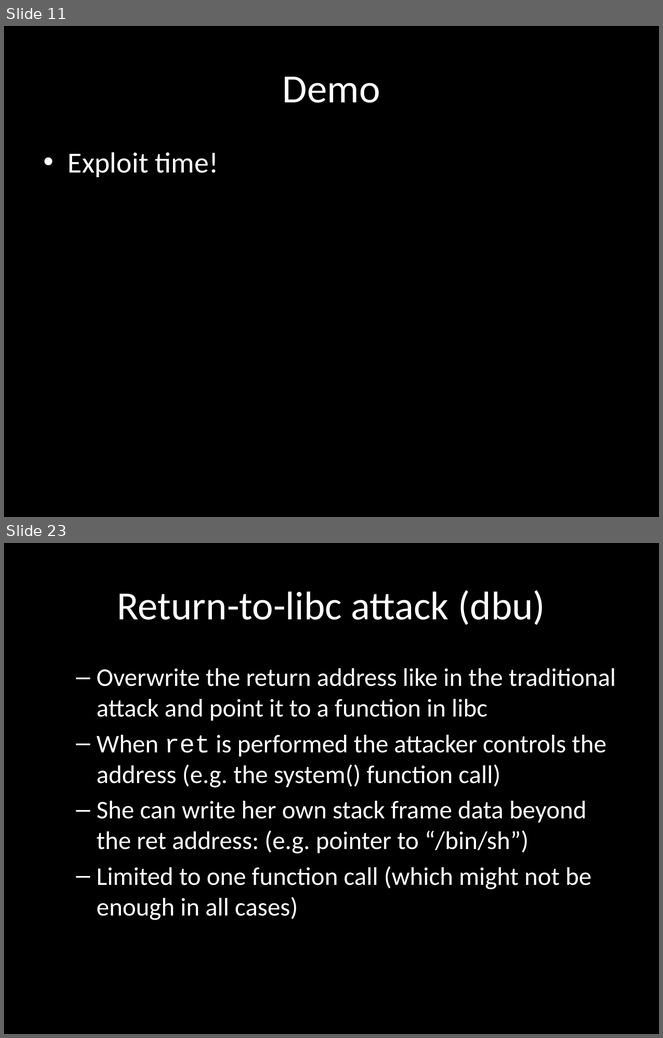
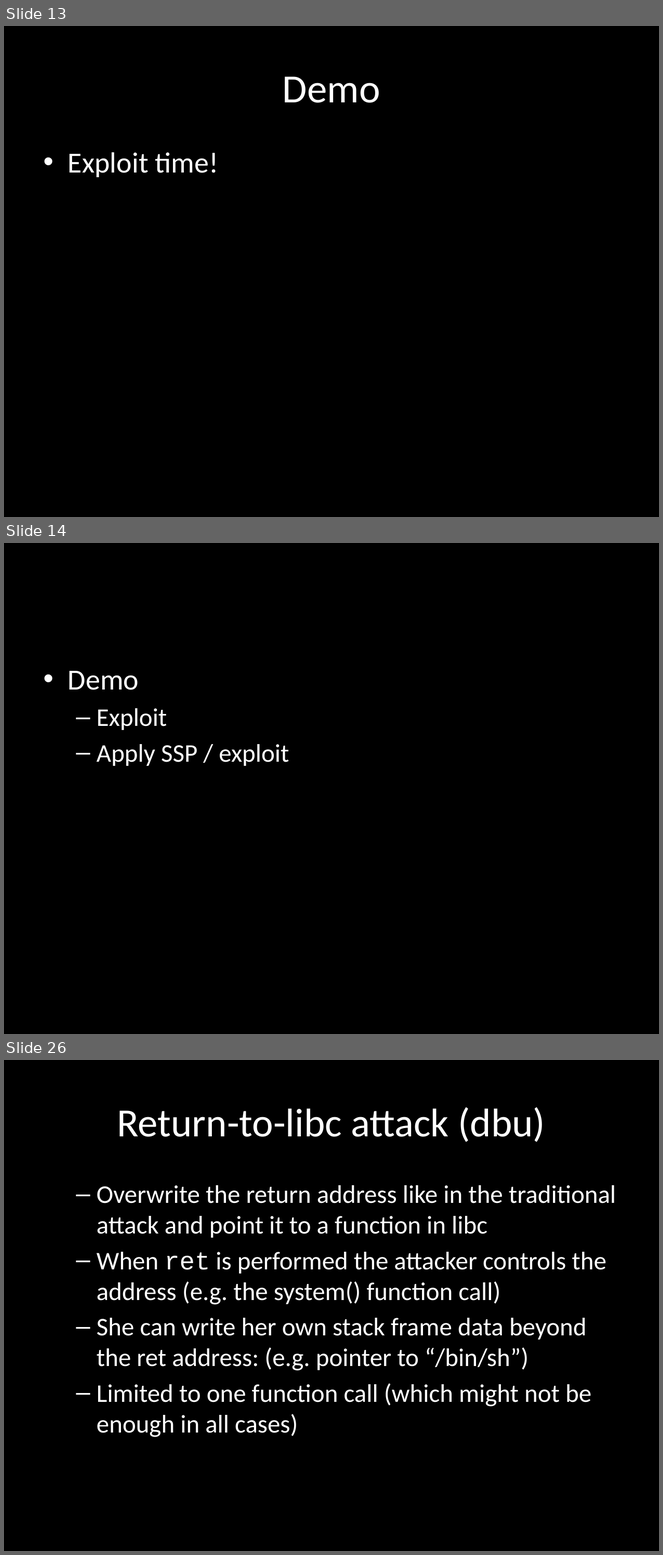
Before and after one commit to wuurrd/techzonepresentation, a slide deck: presentation.pptx. Shown one above the other, each under a label of ours: slides 11 and 23 before the commit, slides 13, 14 and 26 after it; the slides between them are not shown. The pictures are 663x1038 and 663x1555 pixels, drawn with LibreOffice and Linux fonts; fonts in the diff are those of the drawing; background and template pictures are left out. Boxes give left, top, right and bottom in pixels: in the first picture for what was removed or moved away, otherwise in the second. Text is boxed around its words. In the diff, an @@ line names an element or a change of style, - is before the commit and + after.

```diff
--- a/presentation.pptx
+++ b/presentation.pptx
@@ slide 14 added at (x1=4, y1=543, x2=659, y2=1034), background #000000 @@
@@ text added at (x1=68, y1=671, x2=289, y2=766), 28 pt, text #FFFFFF @@
+• Demo
+  – Exploit
+  – Apply SSP / exploit
@@ what was slide 11 is now slide 13 @@
@@ what was slide 23 is now slide 26 @@
```
Also in this commit, not shown: 5 slides changed, 4 other slides added, 1 slide removed.
